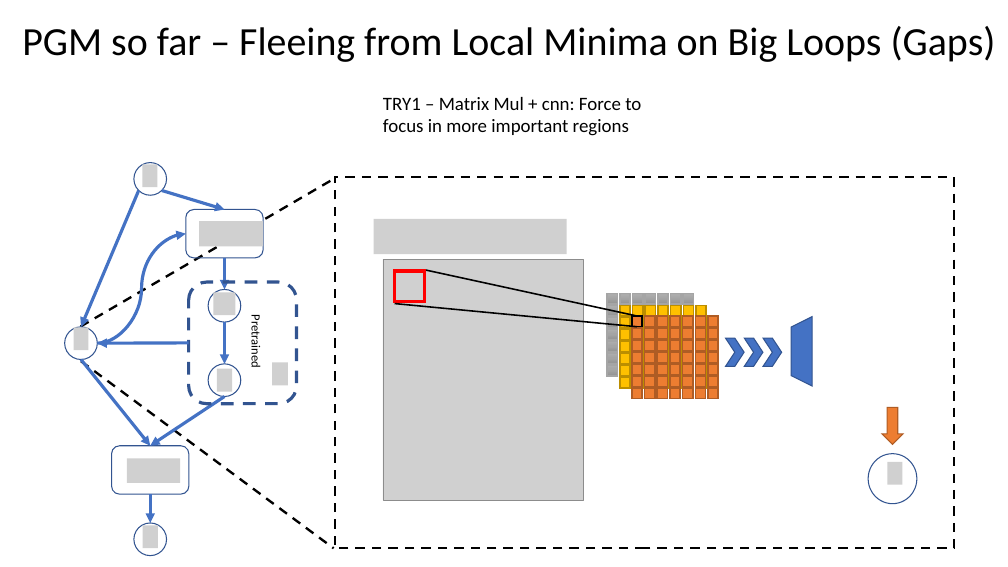
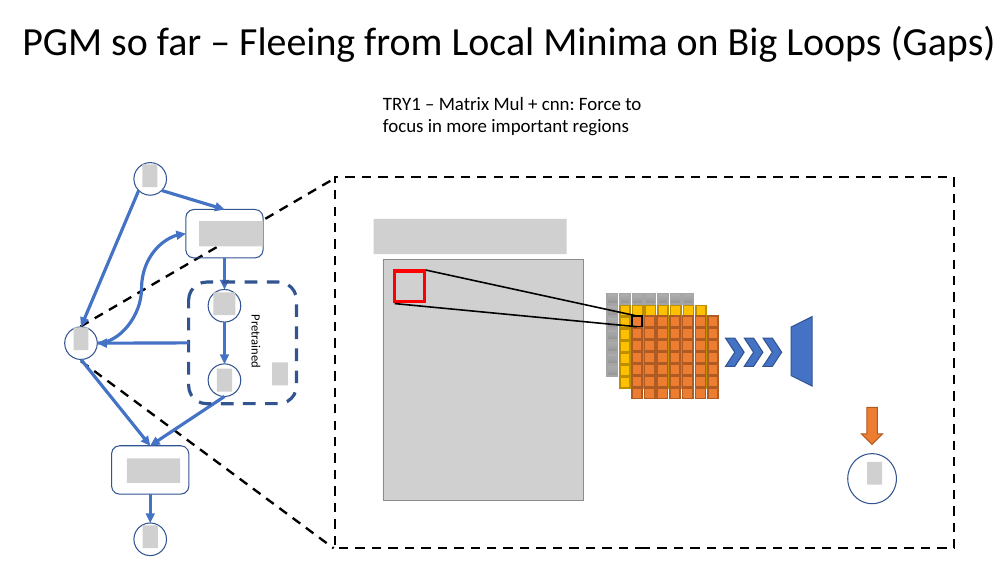
Before and after one commit to deltadedirac/Explicit_Disentanglement_Molecules, a slide deck: slide 4 of Update 9 March 2023.pptx. Drawn at 1008x567 pixels with LibreOffice and Linux fonts; fonts in the diff are those of the drawing; grey boxes stand for pictures; background and template pictures are left out. Boxes give left, top, right and bottom in pixels: in the first picture for what was removed or moved away, otherwise in the second. Text is boxed around its words. In the diff, an @@ line names an element or a change of style, - is before the commit and + after.

```diff
--- a/Update 9 March 2023.pptx
+++ b/Update 9 March 2023.pptx
@@ down arrow: place and size @@
-down arrow at <box>882,408,904,445</box>
+down arrow at <box>862,408,883,445</box>
@@ ellipse: place and size @@
-ellipse at <box>868,454,917,504</box>
+ellipse at <box>848,454,896,504</box>
@@ picture added at <box>867,462,882,485</box> @@
@@ picture removed at <box>888,462,903,485</box> @@
```
Also in this commit, not shown: 17 other files.
